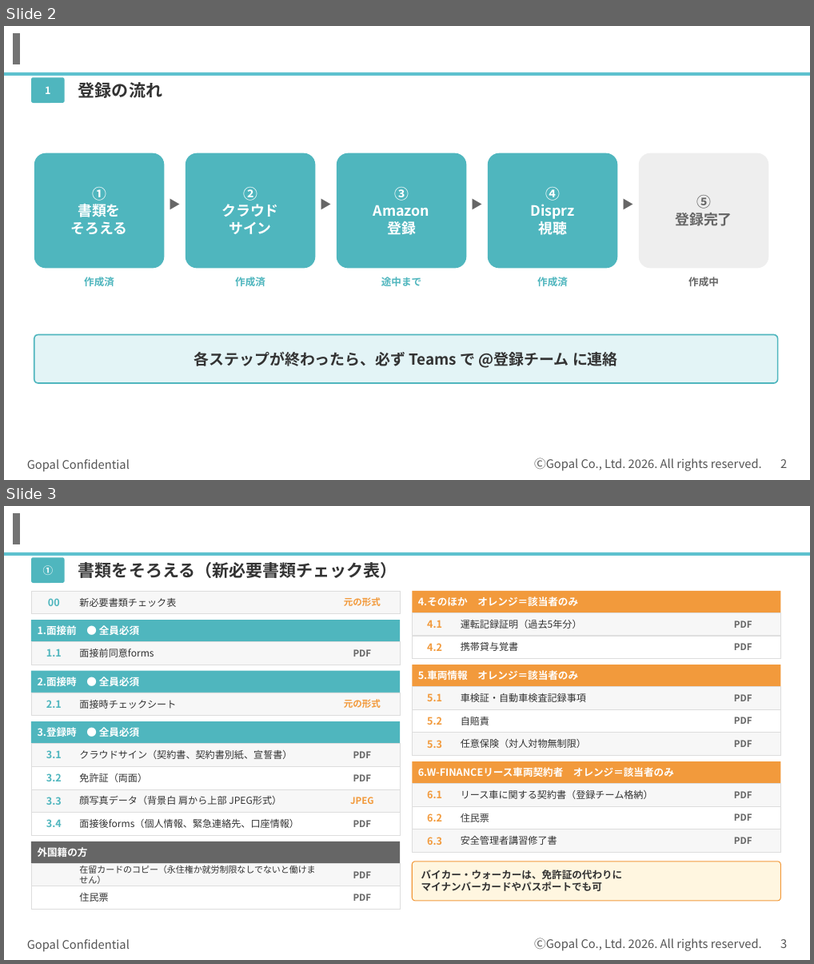
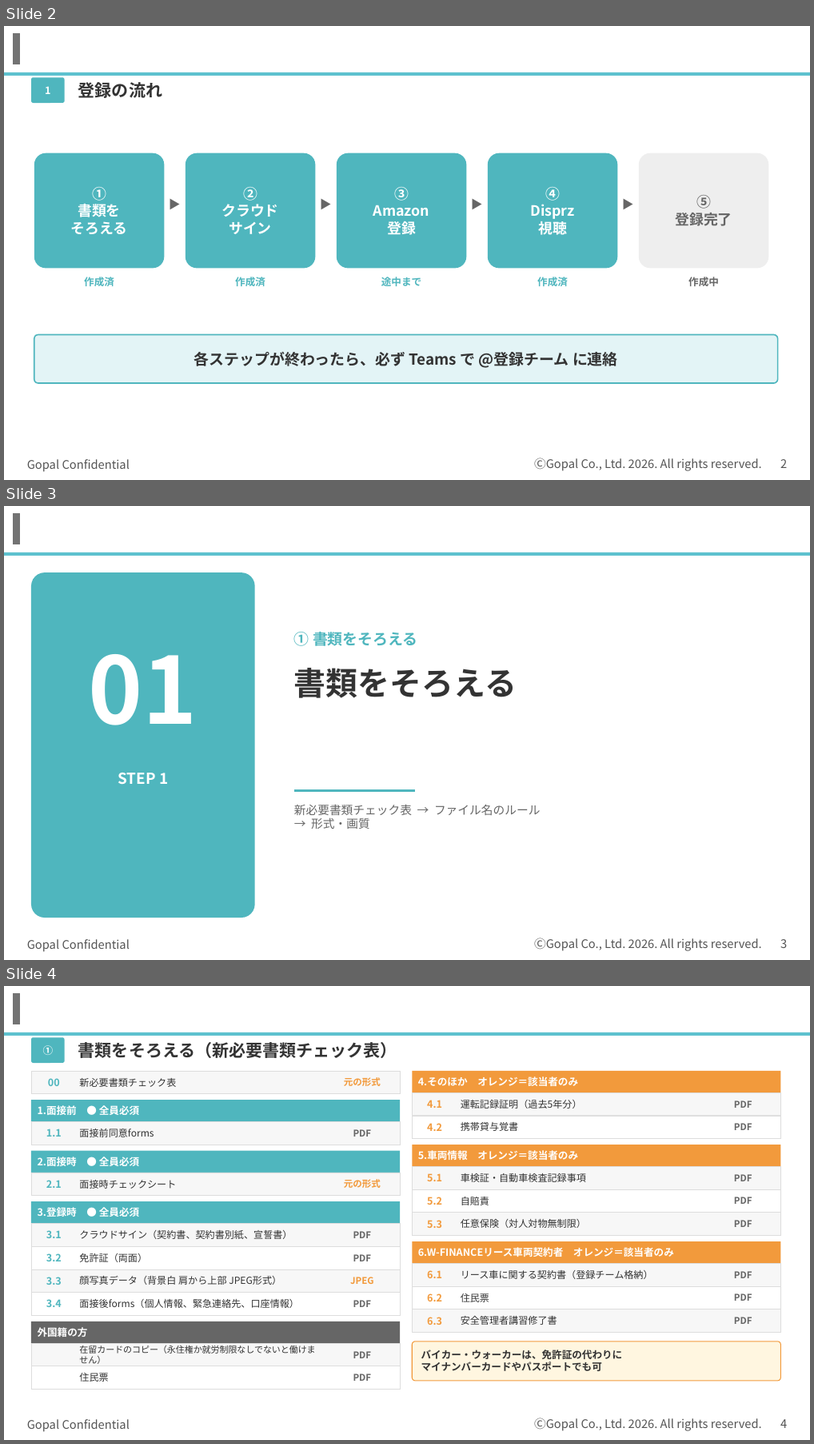
Before and after one commit to kagayugopal-eng/tamu, a slide deck: out/登録の流れ_書類準備まで.pptx. Shown one above the other, each under a label of ours: slides 2 and 3 before the commit, slides 2, 3 and 4 after it. The pictures are 814x964 and 814x1444 pixels, drawn with LibreOffice and Linux fonts; fonts in the diff are those of the drawing; background and template pictures are left out. Boxes give left, top, right and bottom in pixels: in the first picture for what was removed or moved away, otherwise in the second. Text is boxed around its words. In the diff, an @@ line names an element or a change of style, - is before the commit and + after.

```diff
--- a/out/登録の流れ_書類準備まで.pptx
+++ b/out/登録の流れ_書類準備まで.pptx
@@ slide 3 added at (x1=4, y1=506, x2=810, y2=960), background #FFFFFF; not listed: 5 template elements that a slide beside it also shows @@
@@ rounded rectangle added at (x1=31, y1=572, x2=255, y2=917), fill #4FB6BE @@
@@ text added at (x1=294, y1=632, x2=418, y2=646), 18 pt, text #4FB6BE, bold @@
+① 書類をそろえる
@@ text added at (x1=89, y1=654, x2=198, y2=725), 110 pt, text #FFFFFF, bold @@
+01
@@ text added at (x1=294, y1=668, x2=517, y2=698), 38 pt, text #333333, bold @@
+書類をそろえる
@@ text added at (x1=118, y1=772, x2=168, y2=784), 18 pt, text #FFFFFF, bold @@
+STEP 1
@@ line added from (294, 790) to (415, 790), #4FB6BE 2.5 pt @@
@@ text added at (x1=294, y1=804, x2=541, y2=828), 14 pt, text #666666 @@
+新必要書類チェック表 → ファイル名のルール
+→ 形式・画質
@@ what was slide 3 is now slide 4 @@
@@ page number at (x1=781, y1=1419, x2=787, y2=1428): text changed @@
-3
+4
```
Also in this commit, not shown: 3 other slides added, 1 slide removed.
